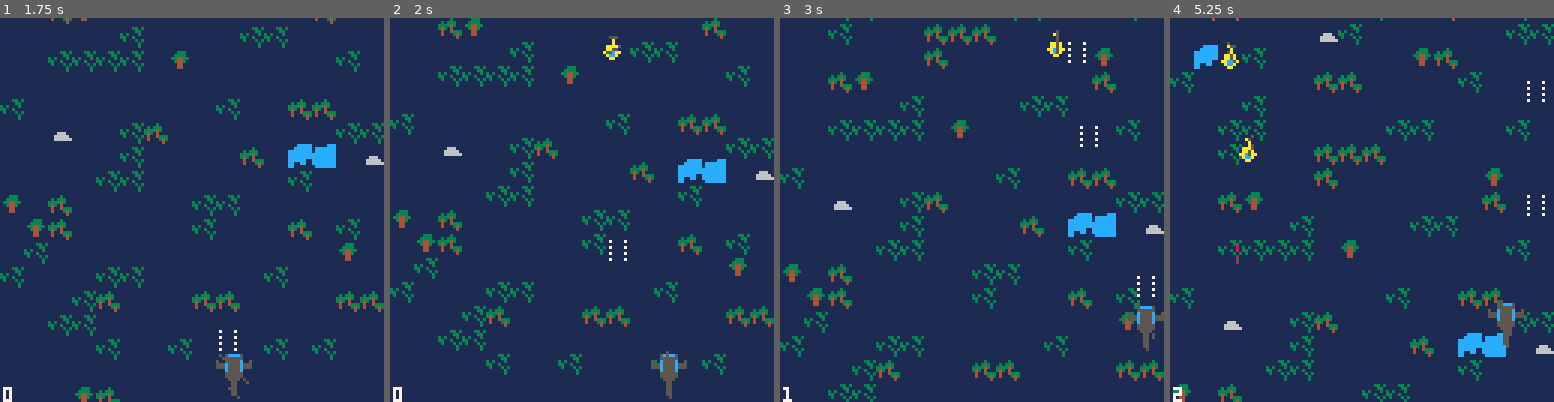
Above: before the commit, frames 1-4 (left to right).
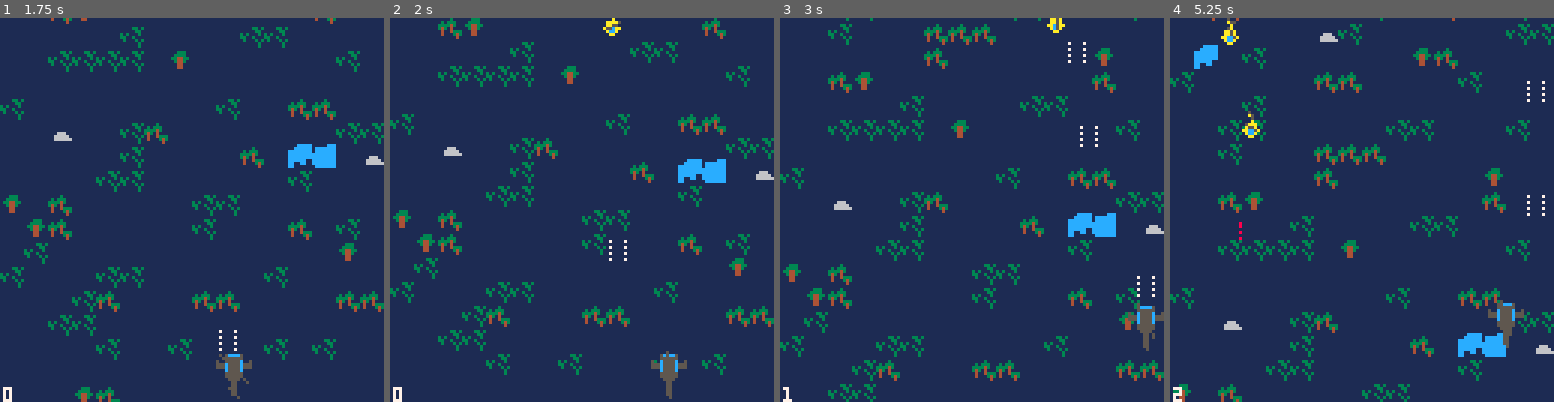
Above: after the commit, the same moments.

Repository: zeenix/pico-8
Game: PICO-8 cartridge airwolf/airwolf.p8
The game is run twice, just before and just after one commit, with the same random seed, the same clock (stepped at 60 frames per second) and the same inputs.
Inputs:
- Up to frame 1 (1.75 s): tap X (X key) at 0.33, 1.07 s; tap O (Z key) at 0.7, 1.7 s; hold Right from 1.6 s (still down)
- Up to frame 2 (2 s): keep holding Right; tap X (X key) at 1.85 s
- Up to frame 3 (3 s): release Right at 2.1 s; tap O (Z key) at 2.1, 2.5, 2.9 s; hold Up 2.15-2.42 s; hold Right from 2.47 s (still down); tap X (X key) at 2.97 s
- Up to frame 4 (5.25 s): release Right at 3.03 s; hold Left 3.08-3.58 s; tap O (Z key) every 0.4 s from 3.3 to 4.9 s; hold Down 3.63-3.97 s; hold Right 4.02-4.68 s; tap X (X key) at 4.08, 5.2 s; hold Up 4.73-5.03 s; hold Left from 5.08 s (still down)

Frame 1 is identical in both runs. In frame 2, 0.3% of the frame differs, in the area x 55-61%, y 0-11%; in frame 3, 0.3%; in frame 4, 0.7%, in the area x 13-24%, y 0-65%.

Commit message:
Spawn enemies just above the screen
To look like they're just coming in from elsewhere.

Diff:
--- a/airwolf/enemy_aircraft.lua
+++ b/airwolf/enemy_aircraft.lua
@@ -7,7 +7,7 @@
     local x = flr(rnd(127))
     local sprite = { num = 32, w = 1, h = 1 }
     local size = { w = 6, h = 8 }
-    this.entity = Entity:new(x, 0, sprite, "enemy", size)
+    this.entity = Entity:new(x, -8, sprite, "enemy", size)
     -- Longer duration for enemy bullets because they shoot continuously &
     -- automatically.
     local bullet_props = {
